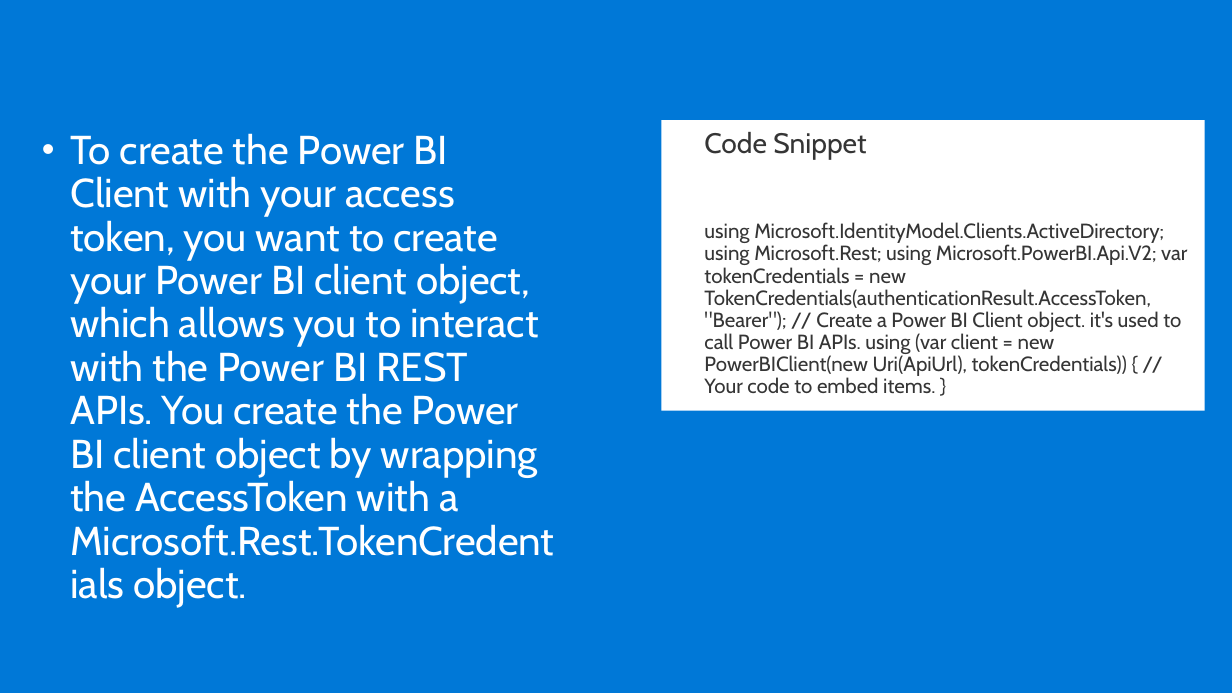
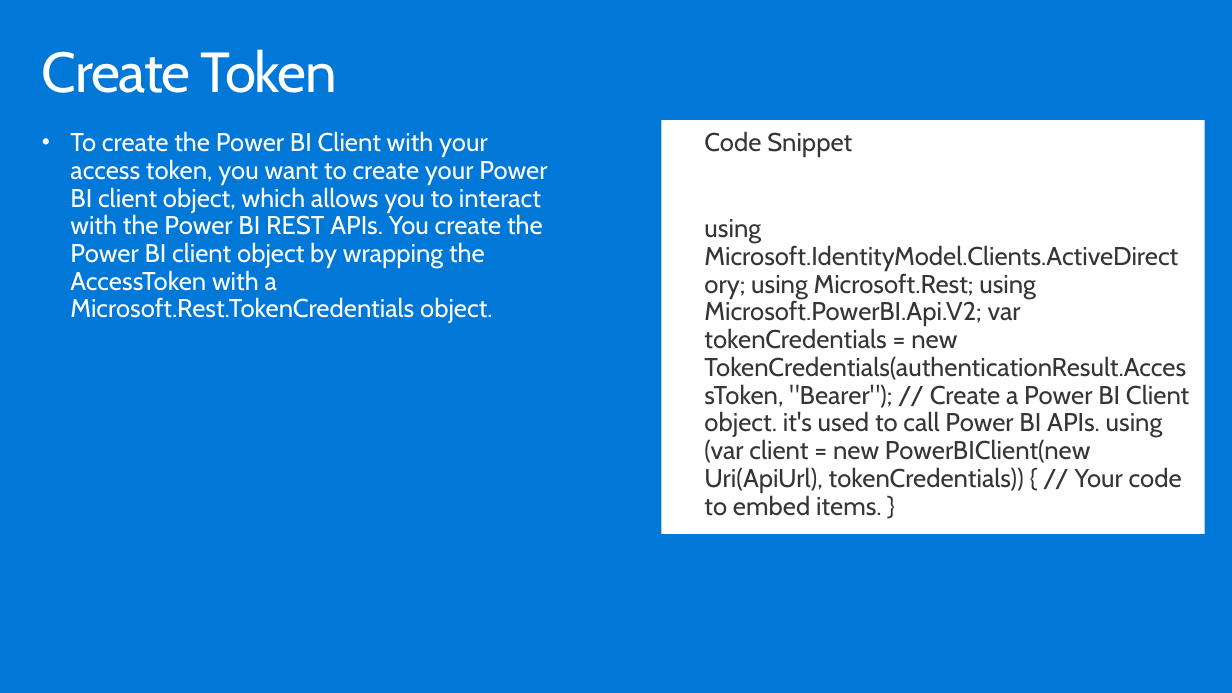
Before and after one commit to hnc198/AzurePowerBI, a slide deck: slide 18 of 4. Hands-on Modules/Embedding/5. Ways to Embed Power BI objects.pptx (slide 8 before the commit). Drawn at 1232x693 pixels with LibreOffice and Linux fonts; fonts in the diff are those of the drawing. Boxes give left, top, right and bottom in pixels: in the first picture for what was removed or moved away, otherwise in the second. Text is boxed around its words. In the diff, an @@ line names an element or a change of style, - is before the commit and + after.

```diff
--- a/4. Hands-on Modules/Embedding/5. Ways to Embed Power BI objects.pptx
+++ b/4. Hands-on Modules/Embedding/5. Ways to Embed Power BI objects.pptx
@@ title added at [42, 49, 337, 93], 44 pt, text #FFFFFF @@
+Create Token
@@ text "To create the Power BI ..." at [70, 131, 547, 323]: size 31.4 to 20 pt @@
@@ text "Code Snippet": place and size @@
-text "Code Snippet" at [662, 120, 1205, 410]
+text "Code Snippet" at [662, 120, 1205, 534]
@@ text "Code Snippet" at [662, 120, 1205, 534]: size 22 to 20 pt in "Code Snippet"; size 16 to 20 pt @@
```
Also in this commit, not shown: 9 other slides changed, 12 slides added, 5 slides removed, 4 other files.
